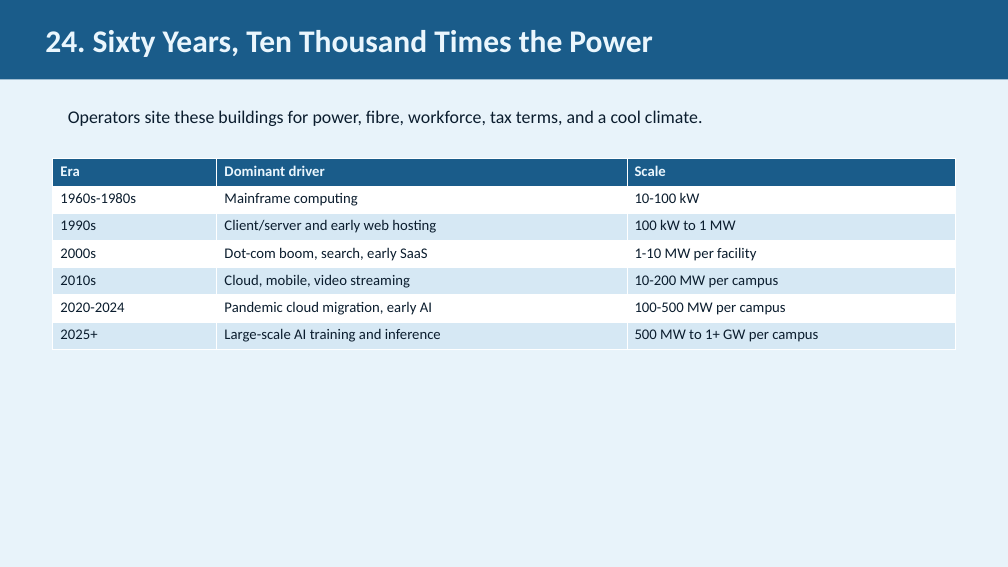
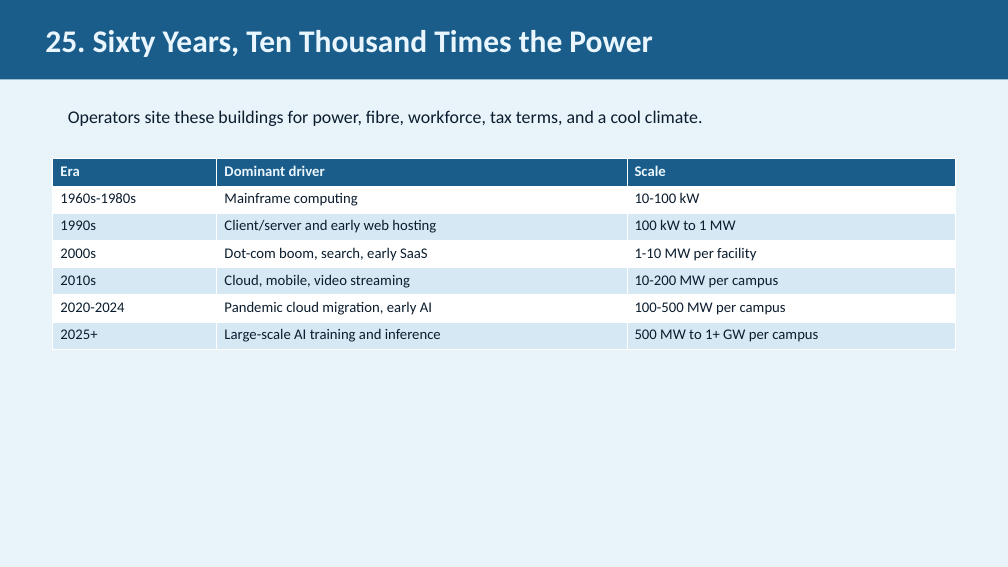
Before and after one commit to JimFawcett/NewSite, a slide deck: slide 25 of AI Presentation 2026/AI_Presentation.pptx (slide 24 before the commit). Drawn at 1008x567 pixels with LibreOffice and Linux fonts; fonts in the diff are those of the drawing. Boxes give left, top, right and bottom in pixels: in the first picture for what was removed or moved away, otherwise in the second. Text is boxed around its words. In the diff, an @@ line names an element or a change of style, - is before the commit and + after.

```diff
--- a/AI Presentation 2026/AI_Presentation.pptx
+++ b/AI Presentation 2026/AI_Presentation.pptx
@@ text in rectangle at bbox=[45, 30, 652, 57]: text changed @@
-24. Sixty Years, Ten Thousand Times the Power
+25. Sixty Years, Ten Thousand Times the Power
```
Also in this commit, not shown: 14 other slides changed, 1 slide added.
